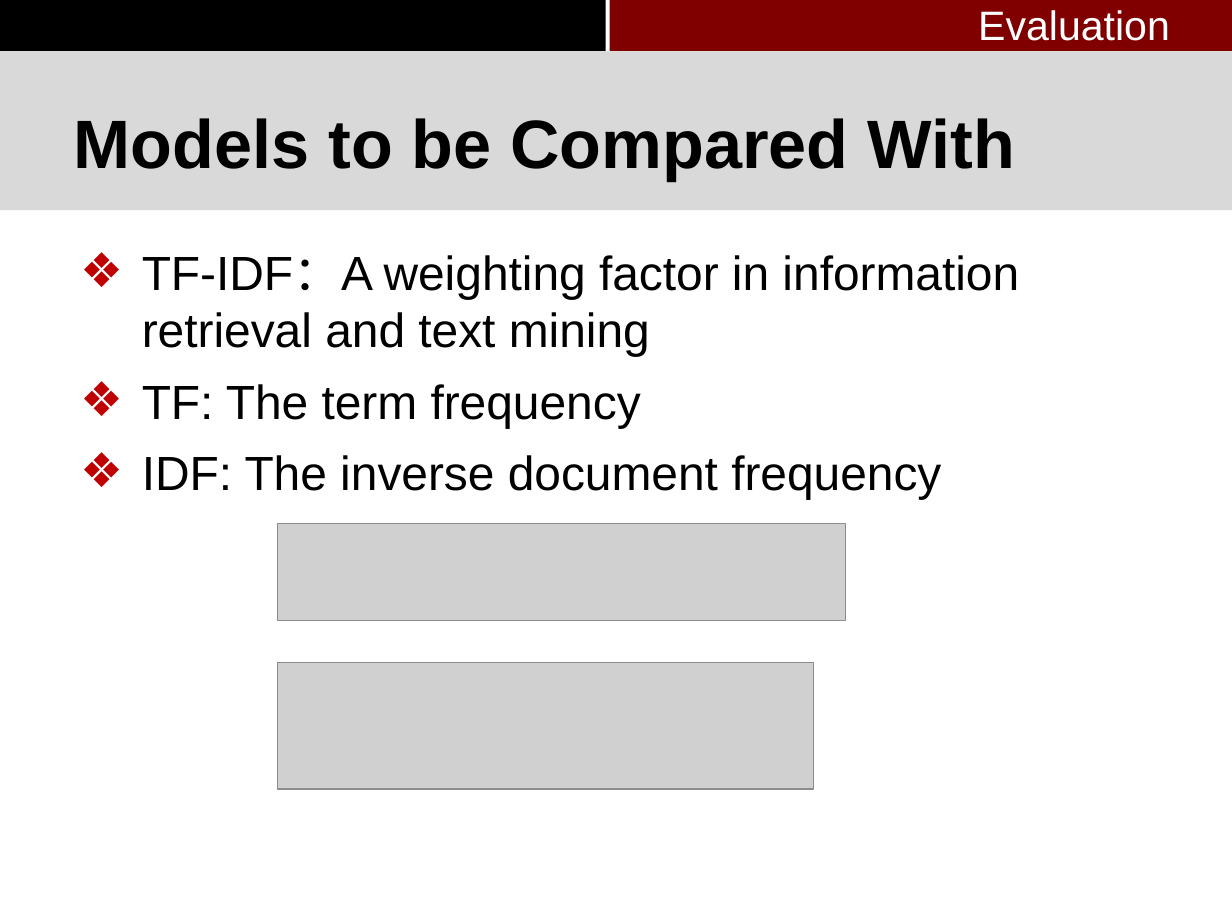
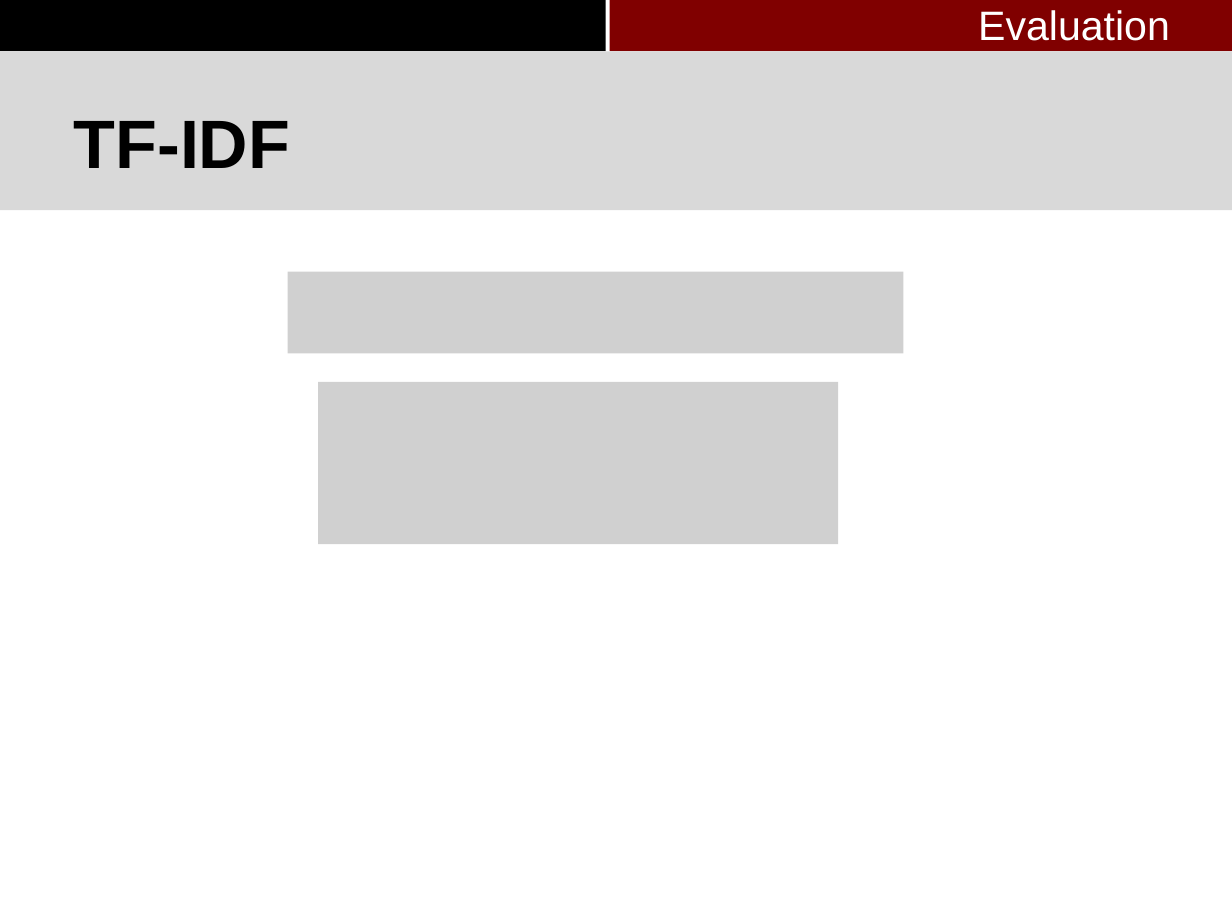
Before and after one commit to pkushiqiang/thesis, a slide deck: slide 70 of media/Master's thesis-3.pptx (slide 68 before the commit). Drawn at 1232x924 pixels with LibreOffice and Linux fonts; fonts in the diff are those of the drawing; grey boxes stand for pictures; background and template pictures are left out. Boxes give left, top, right and bottom in pixels: in the first picture for what was removed or moved away, otherwise in the second. Text is boxed around its words. In the diff, an @@ line names an element or a change of style, - is before the commit and + after.

```diff
--- a/media/Master's thesis-3.pptx
+++ b/media/Master's thesis-3.pptx
@@ title at (74,121,290,168): text changed @@
-Models to be Compared With
+TF-IDF
@@ text removed at (142,255,1019,499) @@
-❖ TF-IDF：A weighting factor in information retrieval and text mining
-❖ TF: The term frequency
-❖ IDF: The inverse document frequency
@@ picture added at (287,272,903,354) @@
@@ picture added at (318,382,838,545) @@
@@ picture removed at (277,524,845,621) @@
@@ picture removed at (277,663,813,788) @@
```
Also in this commit, not shown: 19 other slides changed, 3 slides added, 1 slide removed, 1 other file.
